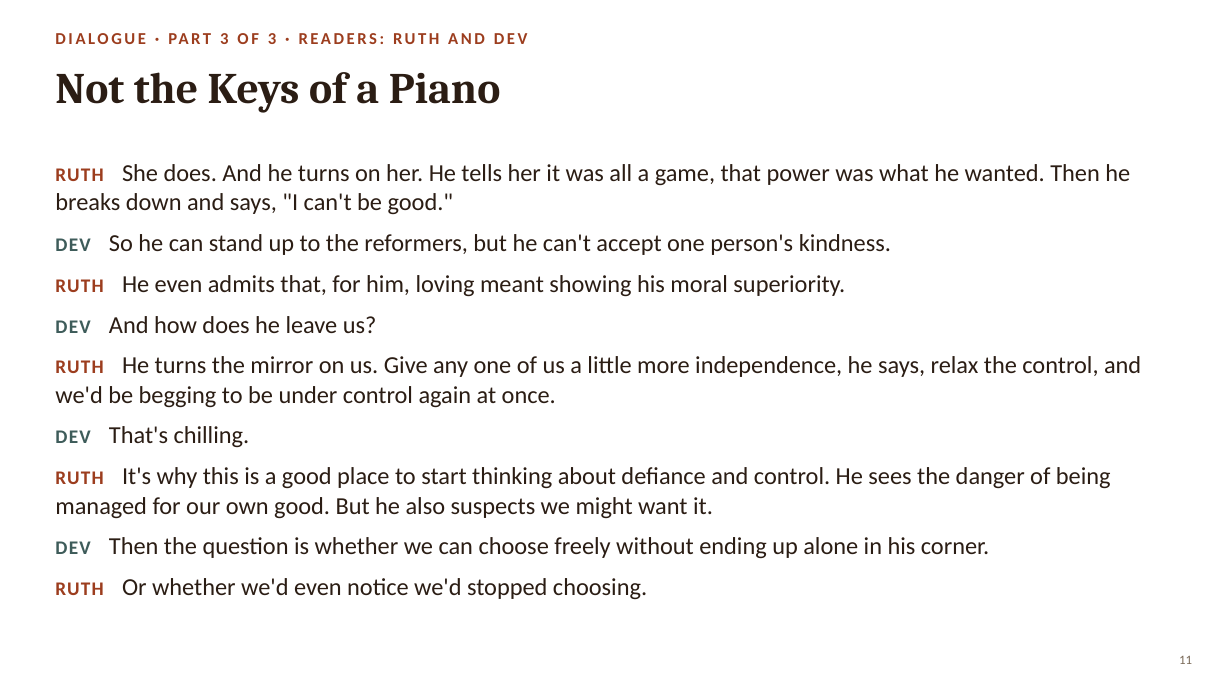
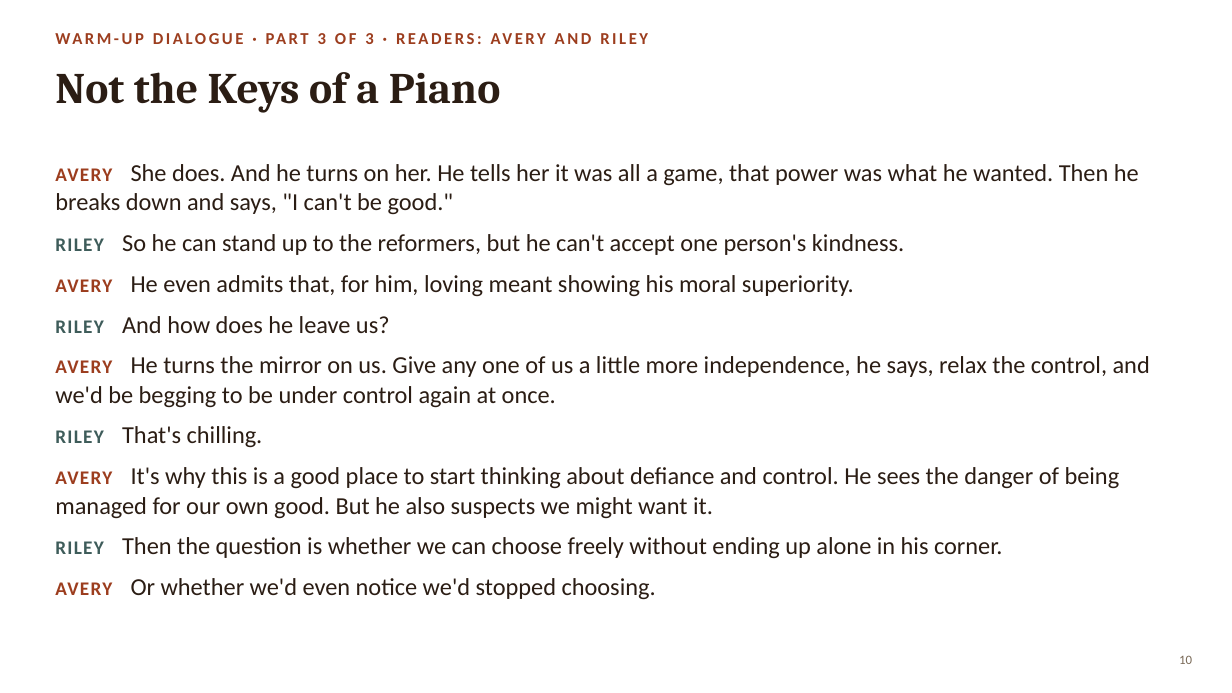
Before and after one commit to seaxelrod/BOLLI-f26-tales-of-defiance, a slide deck: slide 10 of mind_control_1/DMC_Week1_NotesFromUnderground.pptx (slide 11 before the commit). Drawn at 1232x693 pixels with LibreOffice and Linux fonts; fonts in the diff are those of the drawing. Boxes give left, top, right and bottom in pixels: in the first picture for what was removed or moved away, otherwise in the second. Text is boxed around its words. In the diff, an @@ line names an element or a change of style, - is before the commit and + after.

```diff
--- a/mind_control_1/DMC_Week1_NotesFromUnderground.pptx
+++ b/mind_control_1/DMC_Week1_NotesFromUnderground.pptx
@@ text at <box>55,164,1150,600</box>: text changed @@
-RUTH She does. And he turns on her. He tells her it was all a game, that power was what he wanted. Then he breaks down and says, "I can't be good."
-DEV So he can stand up to the reformers, but he can't accept one person's kindness.
-RUTH He even admits that, for him, loving meant showing his moral superiority.
-DEV And how does he leave us?
-RUTH He turns the mirror on us. Give any one of us a little more independence, he says, relax the control, and we'd be begging to be under control again at once.
-DEV That's chilling.
-RUTH It's why this is a good place to start thinking about defiance and control. He sees the danger of being managed for our own good. But he also suspects we might want it.
-DEV Then the question is whether we can choose freely without ending up alone in his corner.
-RUTH Or whether we'd even notice we'd stopped choosing.
+AVERY She does. And he turns on her. He tells her it was all a game, that power was what he wanted. Then he breaks down and says, "I can't be good."
+RILEY So he can stand up to the reformers, but he can't accept one person's kindness.
+AVERY He even admits that, for him, loving meant showing his moral superiority.
+RILEY And how does he leave us?
+AVERY He turns the mirror on us. Give any one of us a little more independence, he says, relax the control, and we'd be begging to be under control again at once.
+RILEY That's chilling.
+AVERY It's why this is a good place to start thinking about defiance and control. He sees the danger of being managed for our own good. But he also suspects we might want it.
+RILEY Then the question is whether we can choose freely without ending up alone in his corner.
+AVERY Or whether we'd even notice we'd stopped choosing.
@@ text at <box>55,239,757,554</box>: text changed @@
-DIALOGUE · PART 3 OF 3 · READERS: RUTH AND DEV
+WARM-UP DIALOGUE · PART 3 OF 3 · READERS: AVERY AND RILEY
@@ page number at <box>1179,655,1192,664</box>: text changed @@
-11
+10
```
Also in this commit, not shown: 8 other slides changed, 1 slide added, 3 slides removed, 13 other files.
